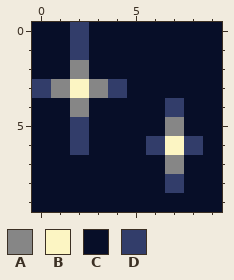
Edited in one commit: pixel-art sprite (icon.png). Above is the file before it was changed.
The file is 120x120 pixels, drawn in blocks of 12x12; one block is one cell here.
Palette (. is transparent): A #868686  B #fcf5c3  C #070e28  D #323d6a
And afterwards:
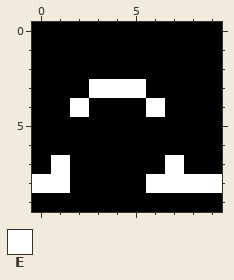
Colours new in this view: E #ffffff
Change:
colour C: #070e28 -> #000000
y 0..1: x 2 D -> C
y 2: x 2 A -> C
y 3: x 0..5 DABADC -> CCCEEE
y 4: x 2 A -> E; x 6..7 CD -> EC
y 5: x 2 D -> C; x 7 A -> C
y 6: x 2 D -> C; x 6..8 DBD -> CCC
y 7: x 1 C -> E; x 7 A -> E
y 8: x 0..1 CC -> EE; x 6..9 CDCC -> EEEE
Boxes around the changes in both pictures, in picture pixels (x1, y1, x2, y2):
changed: (32, 22, 222, 212)
